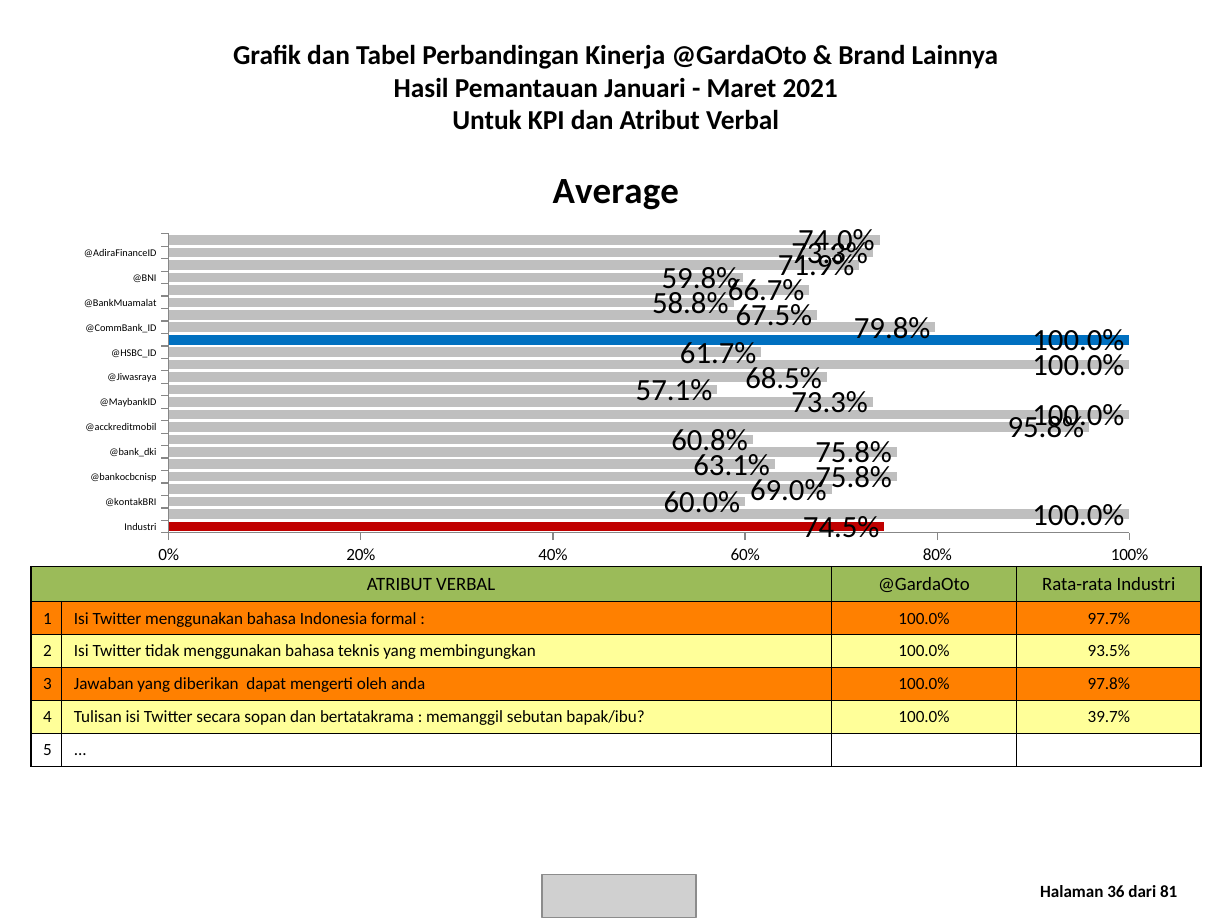
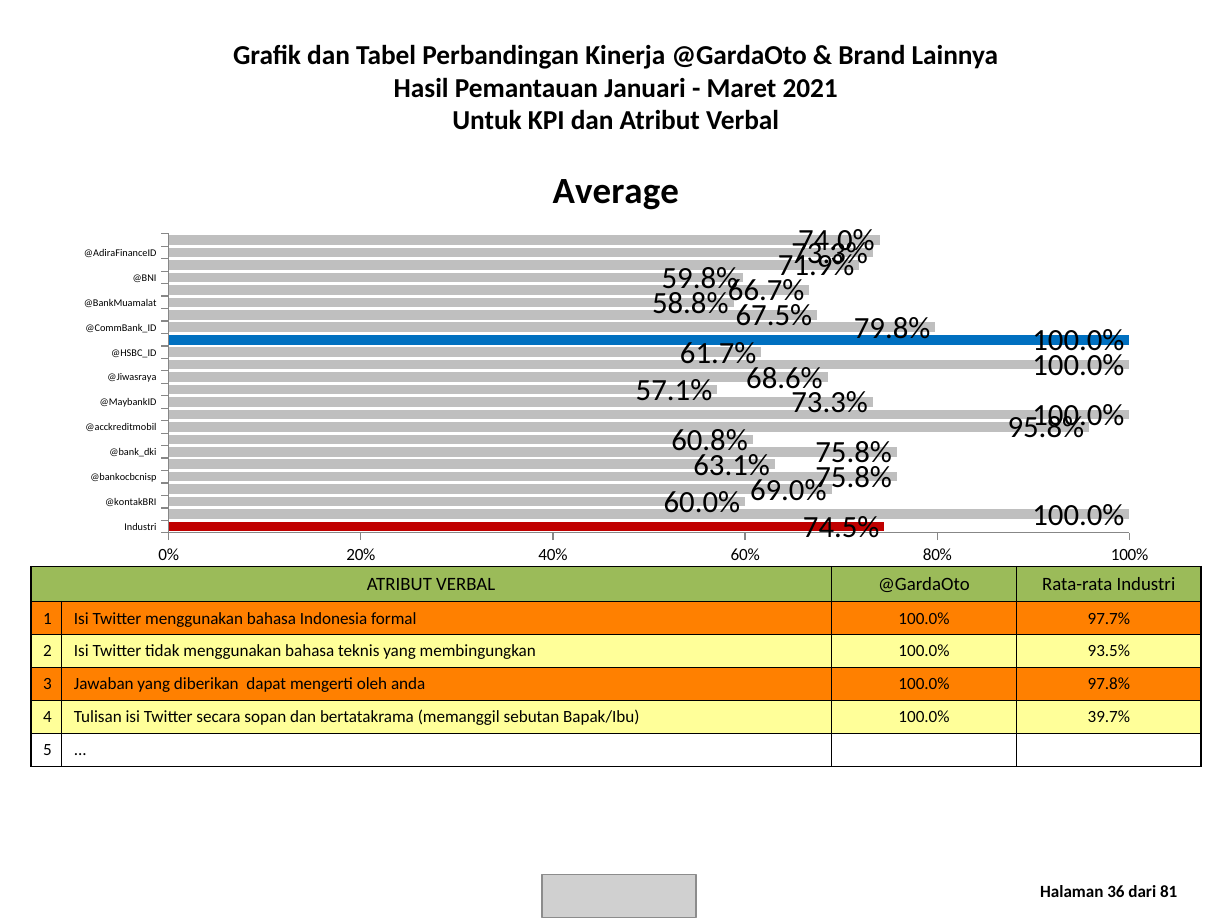
Before and after one commit to datateamFrontier/sei_automation, a slide deck: slide 37 of laporan/Laporan twitter @GardaOto 2021.pptx. Drawn at 1232x924 pixels with LibreOffice and Linux fonts; fonts in the diff are those of the drawing; grey boxes stand for pictures. Boxes give left, top, right and bottom in pixels: in the first picture for what was removed or moved away, otherwise in the second. Text is boxed around its words. In the diff, an @@ line names an element or a change of style, - is before the commit and + after.

```diff
--- a/laporan/Laporan twitter @GardaOto 2021.pptx
+++ b/laporan/Laporan twitter @GardaOto 2021.pptx
@@ bar chart at [62, 142, 1170, 573] @@
@@ Average, @Jiwasraya: 68 to 69 @@
@@ data labels of Average added @@
@@ table at [31, 567, 1201, 759] @@
-row 2, column 2: Isi Twitter menggunakan bahasa Indonesia formal :
+row 2, column 2: Isi Twitter menggunakan bahasa Indonesia formal
-row 5, column 2: Tulisan isi Twitter secara sopan dan bertatakrama : memanggil sebutan bapak/ibu?
+row 5, column 2: Tulisan isi Twitter secara sopan dan bertatakrama (memanggil sebutan Bapak/Ibu)
```
Also in this commit, not shown: 37 other slides changed, 44 other files.
